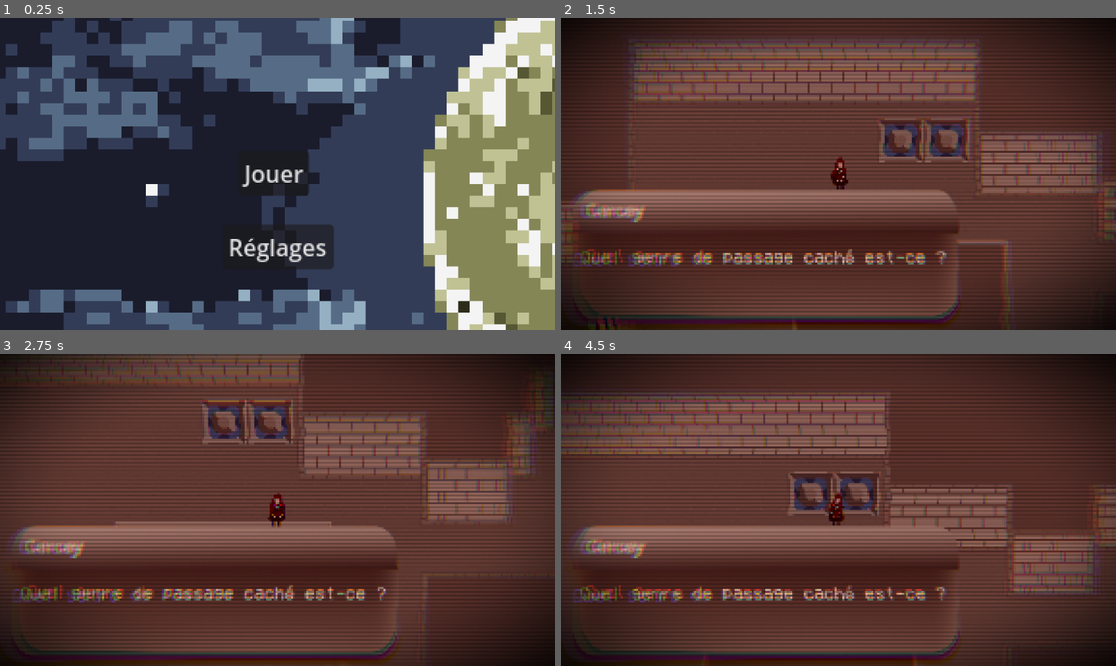
Above: before the commit, frames 1-4 (two rows, left to right).
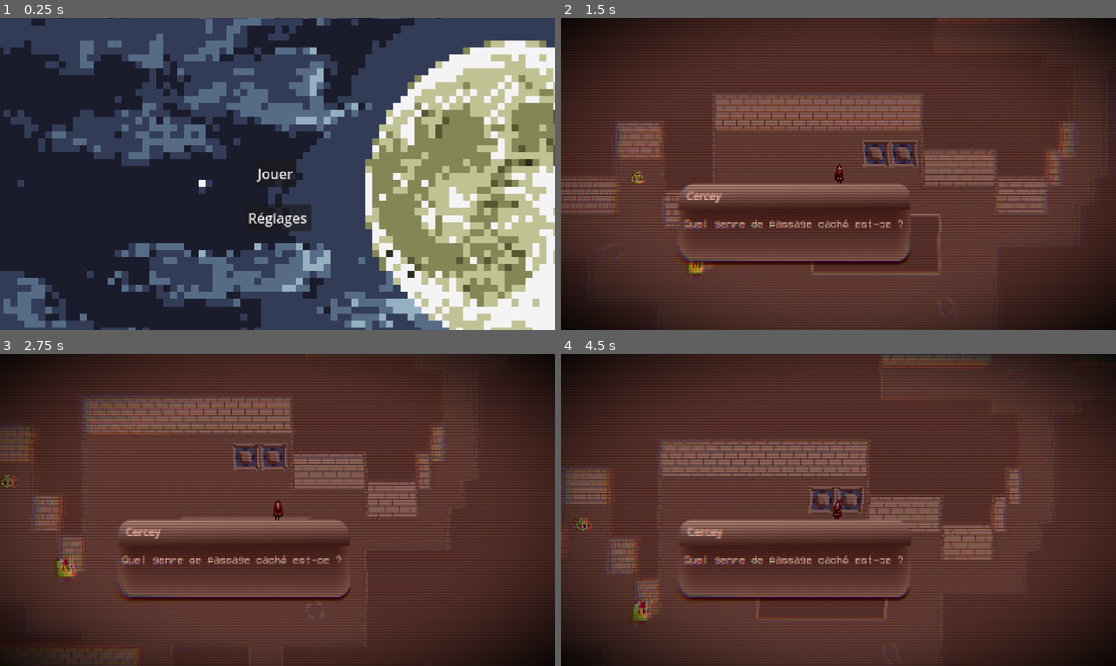
Above: after the commit, the same moments.

Repository: LishunSLD/interactivite-ludique-tp2
Game: Godot game, scene res://scenes/node_2d.tscn
Same seed, same stepped clock (60 frames per second), same inputs: the game is played once before the commit and once after it.
Inputs:
- Up to frame 1 (0.25 s): no input
- Up to frame 2 (1.5 s): click "Jouer" at 0.5 s; tap Enter at 1.25 s; hold Right (right) from 1.28 s (still down)
- Up to frame 3 (2.75 s): release Right (right) at 2.03 s; hold Down (down) from 2.03 s (still down)
- Up to frame 4 (4.5 s): tap R (reset) at 2.75 s; release Down (down) at 2.78 s; hold Right (right) 2.78-3.53 s; hold Up (up) 3.53-4.28 s; hold Left (left) from 4.28 s (still down)

The runs differ from the first frame. In frame 1, 56% of the frame differs, in the area x 0-100%, y 0-100%; in frame 2, 36%; in frame 3, 32%; in frame 4, 35%.

Commit message:
Centered

Diff:
--- a/projet/project.godot
+++ b/projet/project.godot
@@ -14,6 +14,12 @@
 run/main_scene="uid://h14bdeaxdrbn"
 config/features=PackedStringArray("4.4", "GL Compatibility")
 config/icon="res://icon.svg"
+
+[display]
+
+window/size/viewport_width=1920
+window/size/viewport_height=1080
+window/size/mode=4
 
 [input]
 
--- a/projet/scenes/cercey.tscn
+++ b/projet/scenes/cercey.tscn
@@ -149,17 +149,15 @@
 shape = SubResource("RectangleShape2D_ajm1g")
 
 [node name="Camera2D" type="Camera2D" parent="."]
-zoom = Vector2(3, 3)
+zoom = Vector2(4, 4)
 script = ExtResource("2_rquol")
 
 [node name="TextBox" type="Sprite2D" parent="Camera2D"]
-visible = false
 position = Vector2(-67.25, 80.5196)
 scale = Vector2(0.53209, 0.697017)
 texture = ExtResource("2_k7xo7")
 
 [node name="Name" type="RichTextLabel" parent="Camera2D"]
-visible = false
 offset_left = -234.0
 offset_top = 22.0
 offset_right = 46.0
@@ -169,7 +167,6 @@
 tab_size = 1
 
 [node name="Text" type="RichTextLabel" parent="Camera2D"]
-visible = false
 offset_left = -238.0
 offset_top = 69.0
 offset_right = 103.0
@@ -197,12 +194,11 @@
 offset_bottom = 109.0
 
 [node name="Shaders" type="ColorRect" parent="Camera2D"]
-visible = false
 material = SubResource("ShaderMaterial_wxxgv")
-offset_left = -353.0
-offset_top = -221.0
-offset_right = 361.0
-offset_bottom = 223.0
+offset_left = -802.0
+offset_top = -457.0
+offset_right = 707.0
+offset_bottom = 386.0
 
 [node name="Footstep" type="AudioStreamPlayer2D" parent="."]
 stream = ExtResource("5_hy8lg")
--- a/projet/script/camera.gd
+++ b/projet/script/camera.gd
@@ -55,7 +55,7 @@
 
 func display_dialog(name_text: String, message: String, duration: float) -> void:
 	zoom = Vector2(3, 3)
-	vignetteIn.hide()
+	#vignetteIn.hide()
 	dialogName.text = name_text
 	dialogText.text = message
 	dialogBox.visible = true
@@ -82,4 +82,4 @@
 	dialogName.visible = false
 	dialogText.visible = false
 	zoom = Vector2(5, 5)
-	vignetteIn.show()
+	#vignetteIn.show()s
Not shown, changed: projet/export_presets.cfg
Not shown, changed: docs/index.html
Not shown, changed: docs/index.pck
